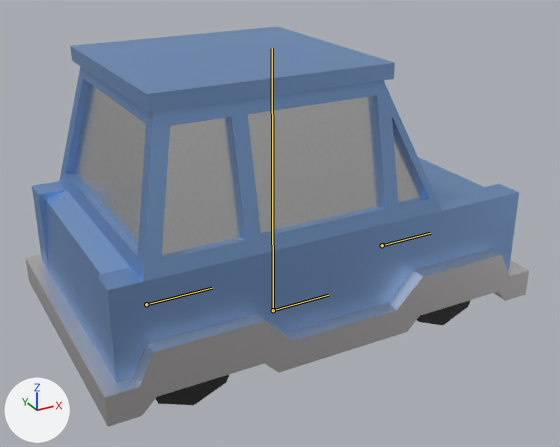
The Blender file blender imports/car.blend, before and after one commit.
One viewpoint serves both versions: a camera (50 mm lens) standing at (-2.46, -4.59, 3.01) and looking at (-0.02, -0.13, 0.79). The lights are fixed; the arrows at lower left show +X, +Y and +Z. The bones that bend it are drawn over the model as lines.

Names of what the first picture shows: 'BackWheels', 'Chasis', 'FrontWheels.001'.
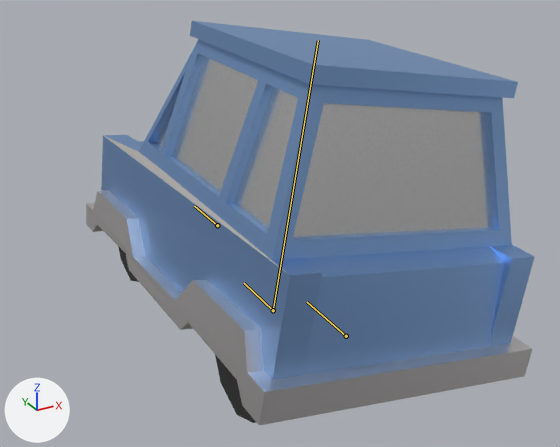
The newer file adds an action. The first version stands in its rest pose; the second is drawn at frame 3 of the action 'SpinOut'.

Changed parts and their boxes (x1, y1, x2, y2) in the pictures (560 x 447 px):
'Chasis', posed (11% narrower): before (26, 26, 529, 427); after (86, 21, 534, 425)
'BackWheels', posed: before (156, 375, 229, 405); after (215, 355, 256, 423)
bone 'spine0', root to tip: before (273, 310) to (272, 48); after (273, 310) to (318, 40)
bone 'frontWheel', root to tip: before (382, 245) to (430, 233); after (217, 225) to (194, 206)
bone 'backWheel', root to tip: before (146, 304) to (212, 288); after (346, 336) to (307, 302)
bone 'control', root to tip: before (273, 310) to (328, 295); after (273, 310) to (244, 283)

The change in detail:
Bone 'spine0' (bone_spine0) turns from (0, 0, 0) to (0, 90, -10) degrees about its own x, y and z.
Bone 'spine0' (bone_spine0) is rescaled from (1.0, 1.0, 1.0) to (1.0, 1.03, 1.0).
Bone 'frontWheel' (bone_frontwheel) moves from (0.0, 0.0, 0.0) to (-1.0, -1.0, 0.0).
Bone 'frontWheel' (bone_frontwheel) turns from (0, 0, 0) to (0, 0, 90) degrees about its own x, y and z.
Bone 'backWheel' (bone_backwheel) moves from (0.0, 0.0, 0.0) to (1.0, 1.0, 0.0).
Bone 'backWheel' (bone_backwheel) turns from (0, 0, 0) to (0, 0, 90) degrees about its own x, y and z.
Bone 'control' (bone_control) turns from (0, 0, 0) to (0, 0, 90) degrees about its own x, y and z.
